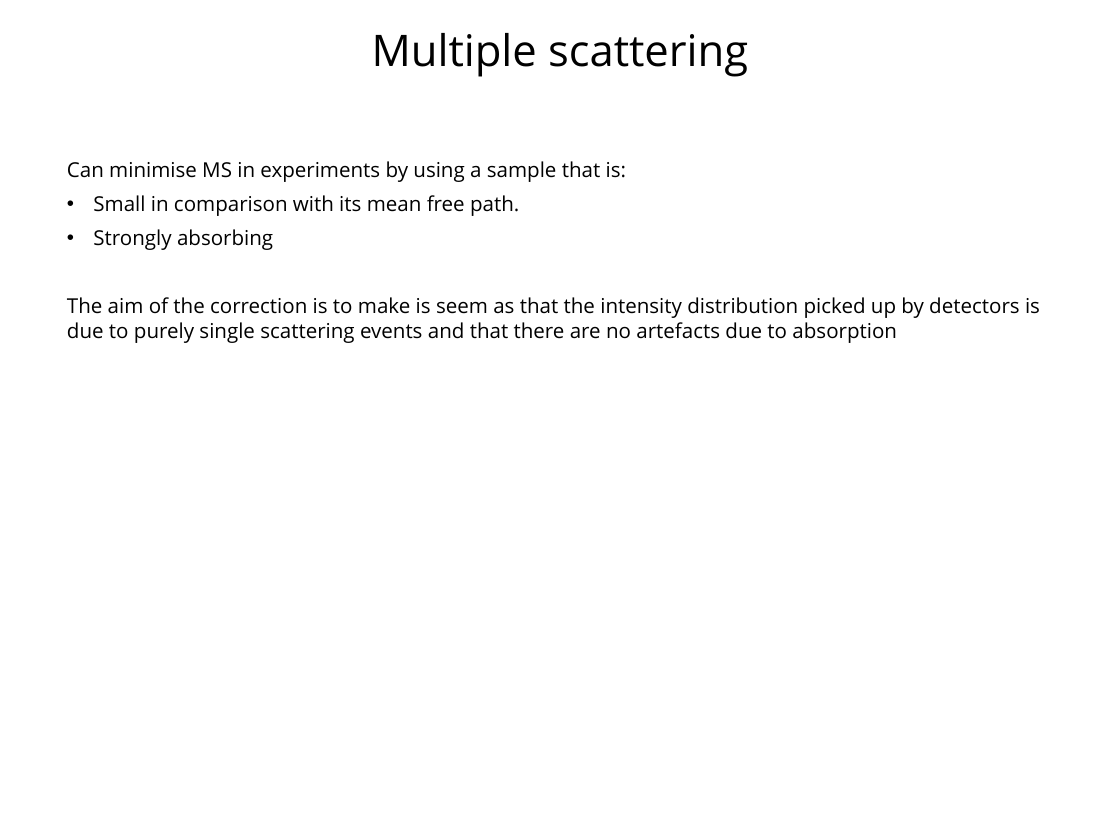
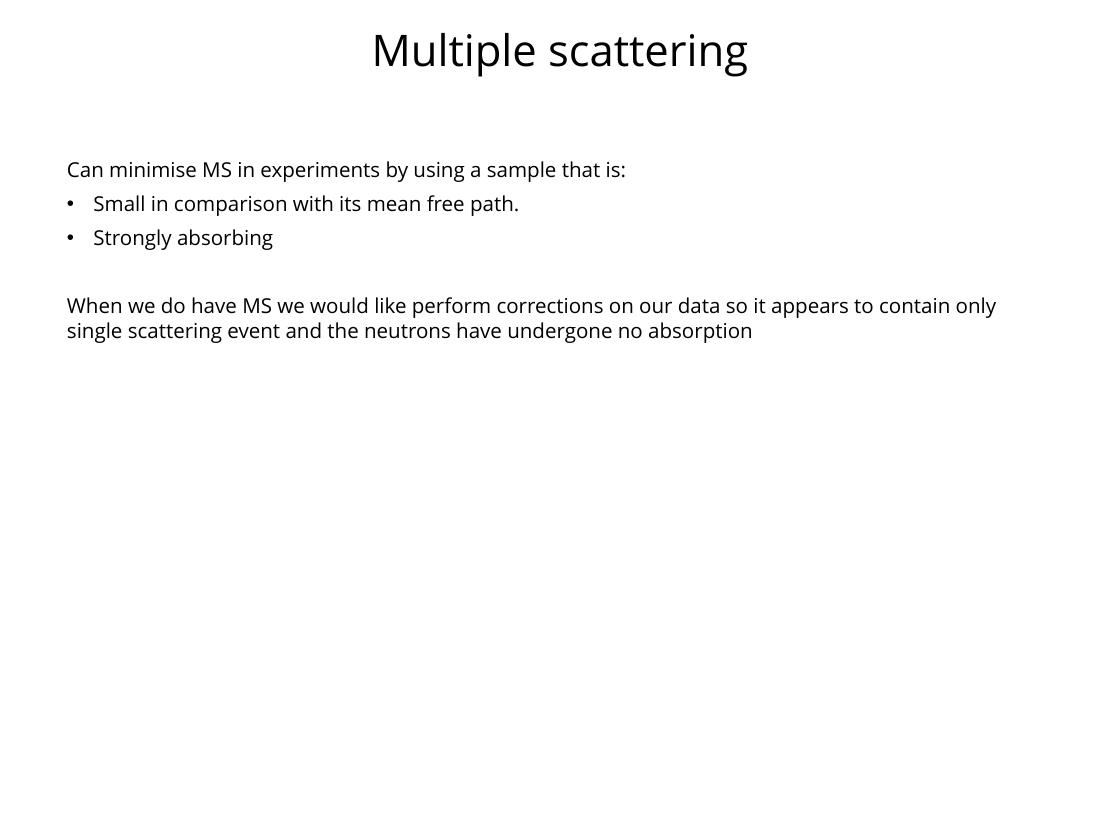
Before and after one commit to mantidproject/documents, a slide deck: slide 2 of Presentations/Multiple Scattering Presentation/Investigating multiple scattering with McStas.ppt. Drawn at 1120x840 pixels with LibreOffice and Linux fonts; fonts in the diff are those of the drawing; background and template pictures are left out. Boxes give left, top, right and bottom in pixels: in the first picture for what was removed or moved away, otherwise in the second. Text is boxed around its words. In the diff, an @@ line names an element or a change of style, - is before the commit and + after.

```diff
--- a/Presentations/Multiple Scattering Presentation/Investigating multiple scattering with McStas.ppt
+++ b/Presentations/Multiple Scattering Presentation/Investigating multiple scattering with McStas.ppt
@@ text at bbox=[67, 297, 997, 343]: text changed @@
-The aim of the correction is to make is seem as that the intensity distribution picked up by detectors is due to purely single scattering events and that there are no artefacts due to absorption
+When we do have MS we would like perform corrections on our data so it appears to contain only single scattering event and the neutrons have undergone no absorption
```
Also in this commit, not shown: 3 other slides changed.
